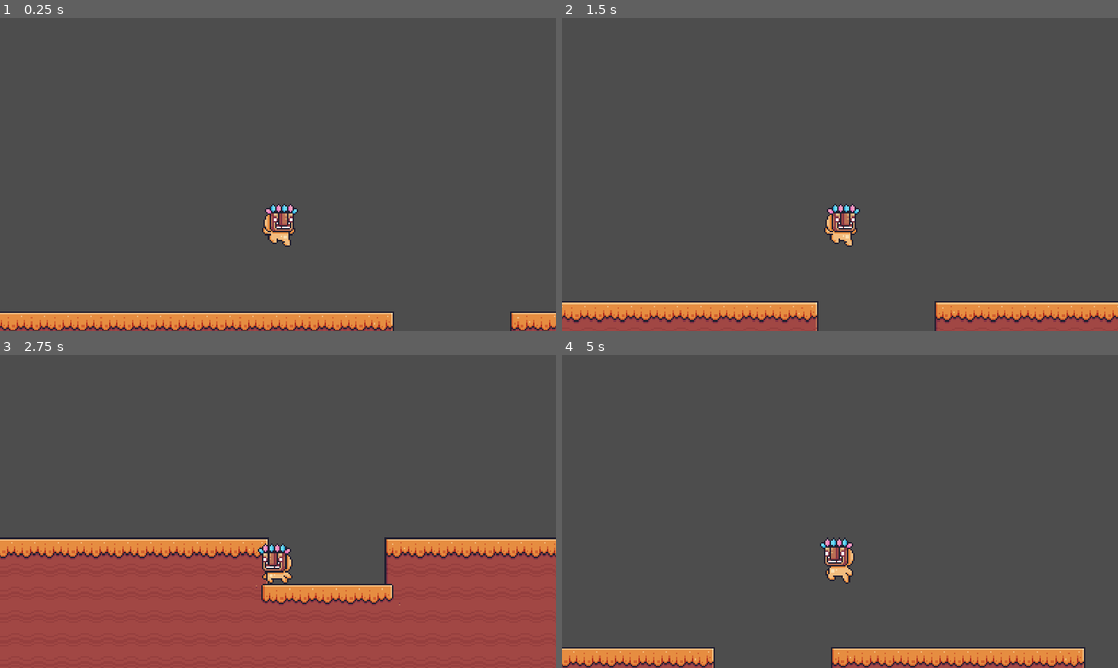
Above: before the commit, frames 1-4 (two rows, left to right).
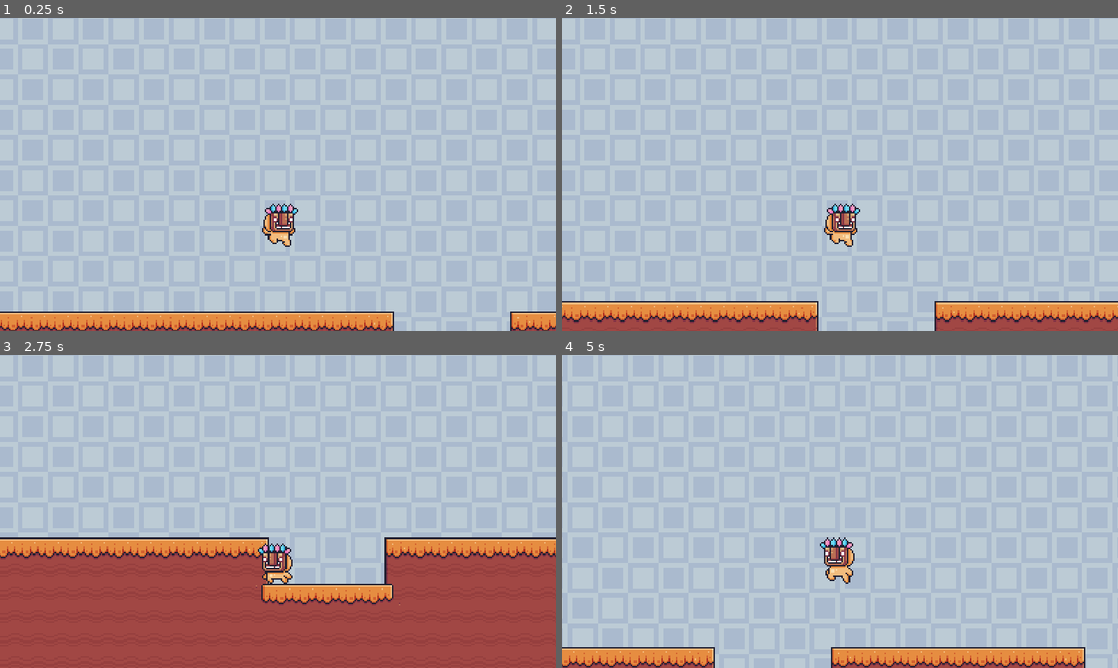
Above: after the commit, the same moments.

Repository: FossRyanH/GodotShadersPractice
Game: Godot game, scene res://scenes/common_techniques.tscn
Two runs of this game, one before a commit and one after it. Both use one fixed random seed, a clock stepped at 60 frames per second and the inputs below.
Inputs:
- Up to frame 1 (0.25 s): no input
- Up to frame 2 (1.5 s): hold D (move_right) from 0.53 s (still down); tap Space (jump) at 0.77 s
- Up to frame 3 (2.75 s): tap Space (jump) at 1.52 s; release D (move_right) at 2.03 s; hold A (move_left) from 2.03 s (still down)
- Up to frame 4 (5 s): release A (move_left) at 2.78 s; hold D (move_right) 2.78-4.28 s; tap Space (jump) at 3.02, 3.77, 4.52 s; hold A (move_left) from 4.28 s (still down)

The runs differ from the first frame. In frame 1, 94% of the frame differs, in the area x 0-100%, y 0-100%; in frame 2, 92%; in frame 3, 61%; in frame 4, 94%.

Commit message:
did a moving bg shader and a  flash animation shader

Diff:
--- a/common_techniques_starter_project/project.godot
+++ b/common_techniques_starter_project/project.godot
@@ -18,6 +18,10 @@
 [display]
 
 window/stretch/mode="canvas_items"
+
+[dotnet]
+
+project/assembly_name="Common Techniques"
 
 [input]
 
--- a/common_techniques_starter_project/scenes/common_techniques.tscn
+++ b/common_techniques_starter_project/scenes/common_techniques.tscn
@@ -1,8 +1,15 @@
-[gd_scene load_steps=6 format=3 uid="uid://bw86fsv6rvi5h"]
+[gd_scene load_steps=9 format=3 uid="uid://bw86fsv6rvi5h"]
 
 [ext_resource type="Script" path="res://scripts/common_techniques.gd" id="1_0ugy3"]
 [ext_resource type="Texture2D" uid="uid://dw27ks2iy6r18" path="res://assets/other/Terrain (16x16).png" id="2_4ntks"]
 [ext_resource type="PackedScene" uid="uid://cf8ow35myt7tq" path="res://scenes/player.tscn" id="2_ttseq"]
+[ext_resource type="Texture2D" uid="uid://dkkp8uv3w4c1g" path="res://assets/background/Blue.png" id="3_y4667"]
+[ext_resource type="Shader" path="res://shaders/scrolling_bg.gdshader" id="4_jy0ge"]
+
+[sub_resource type="ShaderMaterial" id="ShaderMaterial_644j2"]
+shader = ExtResource("4_jy0ge")
+shader_parameter/tiling = Vector2(10, 10)
+shader_parameter/offset = Vector2(-0.8, 0)
 
 [sub_resource type="TileSetAtlasSource" id="TileSetAtlasSource_sehxt"]
 texture = ExtResource("2_4ntks")
@@ -455,6 +462,16 @@
 [node name="CommonTechniques" type="Node2D"]
 script = ExtResource("1_0ugy3")
 
+[node name="CanvasLayer" type="CanvasLayer" parent="."]
+layer = -100
+
+[node name="ScrollingBackground" type="Sprite2D" parent="CanvasLayer"]
+texture_repeat = 2
+material = SubResource("ShaderMaterial_644j2")
+position = Vector2(576, 305)
+scale = Vector2(19.5938, 19.5938)
+texture = ExtResource("3_y4667")
+
 [node name="TileMap" type="TileMap" parent="."]
 scale = Vector2(3, 3)
 tile_set = SubResource("TileSet_t5lk8")
--- a/common_techniques_starter_project/scenes/player.tscn
+++ b/common_techniques_starter_project/scenes/player.tscn
@@ -1,11 +1,17 @@
-[gd_scene load_steps=31 format=3 uid="uid://cf8ow35myt7tq"]
+[gd_scene load_steps=36 format=3 uid="uid://cf8ow35myt7tq"]
 
 [ext_resource type="Script" path="res://scripts/player.gd" id="1_ticyv"]
+[ext_resource type="Shader" path="res://shaders/player_flash.gdshader" id="2_jorth"]
 [ext_resource type="Texture2D" uid="uid://crl8amfcmjsrx" path="res://assets/character/mask_dude/Idle (32x32).png" id="2_lbaly"]
 [ext_resource type="Texture2D" uid="uid://14ay38m416a8" path="res://assets/character/mask_dude/Fall (32x32).png" id="2_v5u6i"]
 [ext_resource type="Texture2D" uid="uid://4stahljyoht6" path="res://assets/character/mask_dude/Run (32x32).png" id="3_jv62s"]
 [ext_resource type="Texture2D" uid="uid://upvi5yh5werj" path="res://assets/character/mask_dude/Jump (32x32).png" id="4_s7tv2"]
 
+[sub_resource type="ShaderMaterial" id="ShaderMaterial_jfigl"]
+shader = ExtResource("2_jorth")
+shader_parameter/flash_color = Color(1, 0, 0, 1)
+shader_parameter/flash_pct = 0.0
+
 [sub_resource type="AtlasTexture" id="AtlasTexture_3kfll"]
 atlas = ExtResource("2_lbaly")
 region = Rect2(0, 0, 32, 32)
@@ -199,11 +205,49 @@
 [sub_resource type="RectangleShape2D" id="RectangleShape2D_o0ra8"]
 size = Vector2(38, 71)
 
+[sub_resource type="Animation" id="Animation_hdn7g"]
+resource_name = "flash"
+length = 1.2
+tracks/0/type = "value"
+tracks/0/imported = false
+tracks/0/enabled = true
+tracks/0/path = NodePath("AnimatedSprite2D:material:shader_parameter/flash_pct")
+tracks/0/interp = 1
+tracks/0/loop_wrap = true
+tracks/0/keys = {
+"times": PackedFloat32Array(0, 0.2, 0.4, 0.6, 0.8, 1, 1.2),
+"transitions": PackedFloat32Array(1, 1, 1, 1, 1, 1, 1),
+"update": 0,
+"values": [0.0, 0.2, 0.4, 0.7, 0.4, 0.2, 0.0]
+}
+
+[sub_resource type="Animation" id="Animation_2ccgi"]
+length = 0.001
+tracks/0/type = "value"
+tracks/0/imported = false
+tracks/0/enabled = true
+tracks/0/path = NodePath("AnimatedSprite2D:material:shader_parameter/flash_pct")
+tracks/0/interp = 1
+tracks/0/loop_wrap = true
+tracks/0/keys = {
+"times": PackedFloat32Array(0),
+"transitions": PackedFloat32Array(1),
+"update": 0,
+"values": [0.0]
+}
+
+[sub_resource type="AnimationLibrary" id="AnimationLibrary_fkpc8"]
+_data = {
+"RESET": SubResource("Animation_2ccgi"),
+"flash": SubResource("Animation_hdn7g")
+}
+
 [node name="Player" type="CharacterBody2D"]
 script = ExtResource("1_ticyv")
 
 [node name="AnimatedSprite2D" type="AnimatedSprite2D" parent="."]
 z_index = 100
+material = SubResource("ShaderMaterial_jfigl")
 position = Vector2(0, -48)
 scale = Vector2(3, 3)
 sprite_frames = SubResource("SpriteFrames_sst3s")
@@ -216,3 +260,8 @@
 
 [node name="Camera2D" type="Camera2D" parent="."]
 position = Vector2(0, -150)
+
+[node name="AnimationPlayer" type="AnimationPlayer" parent="."]
+libraries = {
+"": SubResource("AnimationLibrary_fkpc8")
+}
--- /dev/null
+++ b/common_techniques_starter_project/shaders/player_flash.gdshader
@@ -0,0 +1,12 @@
+shader_type canvas_item;
+
+uniform vec4 flash_color: source_color = vec4(1.0);
+uniform float flash_pct: hint_range(0.0, 1.0, 0.1) = 0.0;
+
+void fragment()
+{
+	vec4 original_color = texture(TEXTURE, UV);
+
+	COLOR = mix(original_color, flash_color, flash_pct);
+	COLOR.a *= original_color.a;
+}
--- /dev/null
+++ b/common_techniques_starter_project/shaders/scrolling_bg.gdshader
@@ -0,0 +1,19 @@
+shader_type canvas_item;
+
+uniform vec2 tiling = vec2(1.0, 1.0);
+uniform vec2 offset;
+
+void vertex()
+{
+	UV = UV * tiling + offset * TIME;
+}
+
+void fragment()
+{
+	// Called for every pixel the material is visible on.
+}
+
+//void light() {
+	// Called for every pixel for every light affecting the CanvasItem.
+	// Uncomment to replace the default light processing function with this one.
+//}
